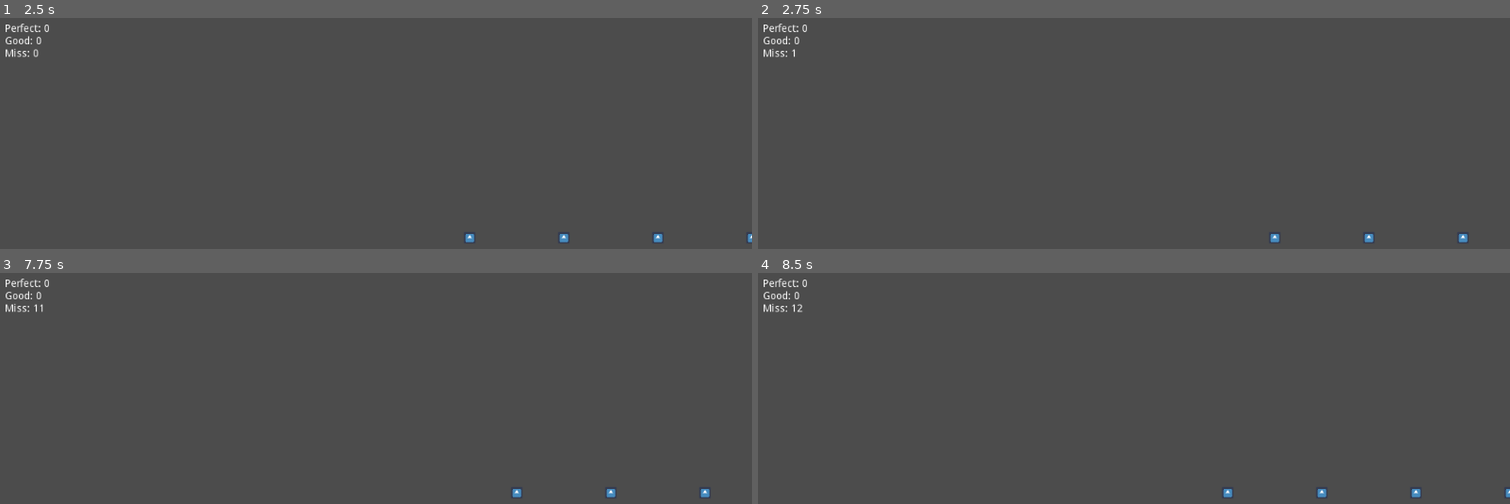
Above: before the commit, frames 1-4 (two rows, left to right).
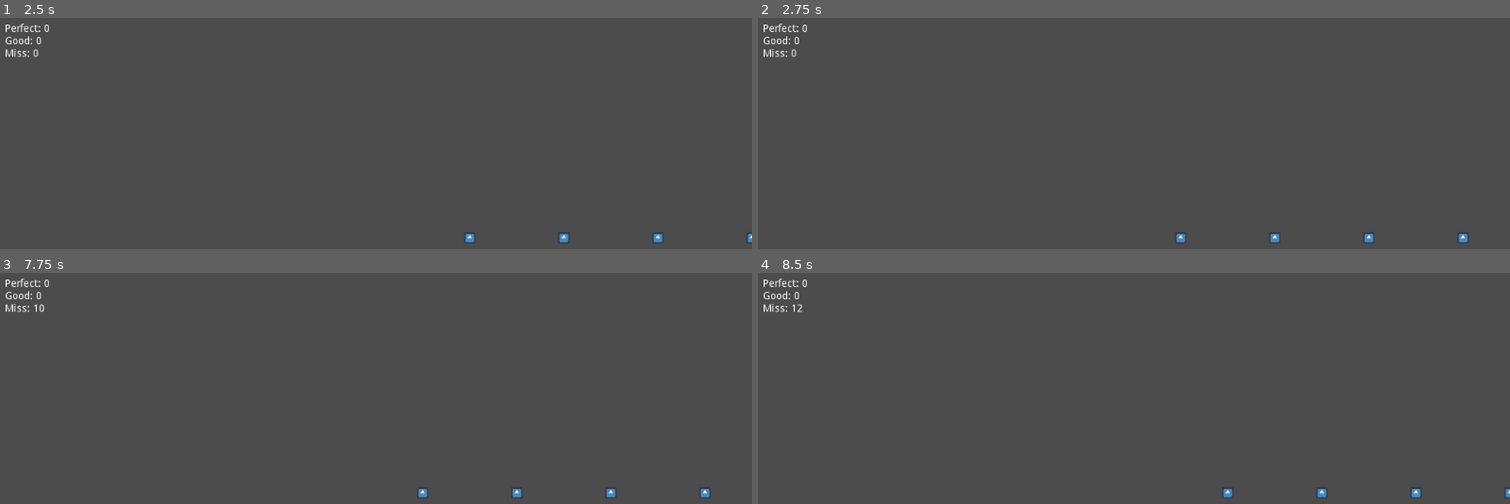
Above: after the commit, the same moments.

Repository: RedSatura/rhythm-game-1
Game: Godot game, scene res://scenes/testing_scene.tscn
The game is run twice, just before and just after one commit, with the same random seed, the same clock (stepped at 60 frames per second) and the same inputs. This scene is started directly instead of the project's main scene. The engine's default icon, where the game draws it, is replaced by a stand-in: a white triangle on a blue panel in a dark square. Sound files missing from this copy of the repository are replaced by a short silence.
Inputs:
- Up to frame 1 (2.5 s): tap Enter at 0.5, 2 s; tap Space at 1.25 s
- Up to frame 2 (2.75 s): no input
- Up to frame 3 (7.75 s): tap Space at 2.75, 4.25 s; tap Enter at 3.5 s
- Up to frame 4 (8.5 s): no input

Frame 1 is identical in both runs. In frame 2, less than 0.1% of the frame differs, in the area x 4-57%, y 13-98%; in frame 3, less than 0.1%; in frame 4, nothing differs.

Commit message:
add miss area

Diff:
--- a/scenes/hit_spot/hit_spot.gd
+++ b/scenes/hit_spot/hit_spot.gd
@@ -13,6 +13,7 @@
 
 var good = false
 var perfect = false
+var missable = true
 var current_note = null
 
 var movement = true
@@ -20,7 +21,7 @@
 var step = -1
 
 signal add_score(score)
-signal note_missed
+signal note_missed(count_miss)
 
 onready var note_spawn_position = $NoteSpawnPosition
 onready var hit_spot_position = $Pivot/HitSpotPosition
@@ -45,9 +46,9 @@
 	movement = false
 	note_spawn_cooldown.start(note_speed)
 
-func _on_GoodArea_area_entered(area):
+func _on_GoodArea_area_entered(_area):
 	good = true
-	current_note = area
+	missable = false
 
 func _on_PerfectArea_area_entered(_area):
 	perfect = true
@@ -57,7 +58,7 @@
 
 func _on_GoodArea_area_exited(_area):
 	good = false
-	current_note = null
+	missable = true
 
 func _unhandled_input(event):
 	if event.is_action_pressed(input, false):
@@ -65,11 +66,15 @@
 			if perfect:
 				current_note.destroy_note()
 				emit_signal("add_score", "PERFECT")
+				current_note = null
 			elif good:
 				current_note.destroy_note()
 				emit_signal("add_score", "GOOD")
-			else:
-				pass
+				current_note = null
+			elif missable:
+				emit_signal("note_missed")
+				current_note.destroy_note()
+				current_note = null
 
 func change_rotation_degrees(degrees: float, seconds: float):
 	if movement:
@@ -89,5 +94,12 @@
 	movement = true
 
 func _on_MissDetector_area_entered(area):
+	current_note = area
+	missable = true
+
+func _on_MissDetector_area_exited(area):
+	current_note = null
+
+func _on_MissedNotesManager_area_entered(area):
+	area.destroy_note()
 	emit_signal("note_missed")
-	area.destroy_note()
--- a/scenes/hit_spot/hit_spot.tscn
+++ b/scenes/hit_spot/hit_spot.tscn
@@ -10,8 +10,11 @@
 [sub_resource type="CircleShape2D" id=1]
 radius = 8.0
 
-[sub_resource type="RectangleShape2D" id=4]
-extents = Vector2( 8, 32 )
+[sub_resource type="CircleShape2D" id=4]
+radius = 48.0
+
+[sub_resource type="RectangleShape2D" id=5]
+extents = Vector2( 10, 48 )
 
 [sub_resource type="CircleShape2D" id=3]
 radius = 24.0
@@ -26,9 +29,6 @@
 [node name="HitSpotPosition" type="Position2D" parent="Pivot"]
 position = Vector2( 128, 0 )
 script = ExtResource( 2 )
-__meta__ = {
-"_edit_group_": true
-}
 
 [node name="GoodArea" type="Area2D" parent="Pivot/HitSpotPosition"]
 collision_mask = 2
@@ -43,12 +43,25 @@
 shape = SubResource( 1 )
 
 [node name="MissDetector" type="Area2D" parent="Pivot/HitSpotPosition"]
-position = Vector2( -64, 0 )
 collision_layer = 0
 collision_mask = 2
+__meta__ = {
+"_edit_group_": true
+}
 
 [node name="CollisionShape2D" type="CollisionShape2D" parent="Pivot/HitSpotPosition/MissDetector"]
 shape = SubResource( 4 )
+
+[node name="MissedNotesManager" type="Area2D" parent="Pivot/HitSpotPosition"]
+position = Vector2( -80, 0 )
+collision_layer = 0
+collision_mask = 2
+__meta__ = {
+"_edit_group_": true
+}
+
+[node name="CollisionShape2D" type="CollisionShape2D" parent="Pivot/HitSpotPosition/MissedNotesManager"]
+shape = SubResource( 5 )
 
 [node name="NoteSpawnPosition" type="Position2D" parent="."]
 position = Vector2( 512, 0 )
@@ -76,5 +89,7 @@
 [connection signal="area_entered" from="Pivot/HitSpotPosition/GoodArea/PerfectArea" to="." method="_on_PerfectArea_area_entered"]
 [connection signal="area_exited" from="Pivot/HitSpotPosition/GoodArea/PerfectArea" to="." method="_on_PerfectArea_area_exited"]
 [connection signal="area_entered" from="Pivot/HitSpotPosition/MissDetector" to="." method="_on_MissDetector_area_entered"]
+[connection signal="area_exited" from="Pivot/HitSpotPosition/MissDetector" to="." method="_on_MissDetector_area_exited"]
+[connection signal="area_entered" from="Pivot/HitSpotPosition/MissedNotesManager" to="." method="_on_MissedNotesManager_area_entered"]
 [connection signal="timeout" from="Timer" to="." method="_on_Timer_timeout"]
 [connection signal="timeout" from="NoteSpawnCooldown" to="." method="_on_NoteSpawnCooldown_timeout"]
Not shown: 1 places in scenes/hit_spot/hit_spot.tscn that only renumber resources
